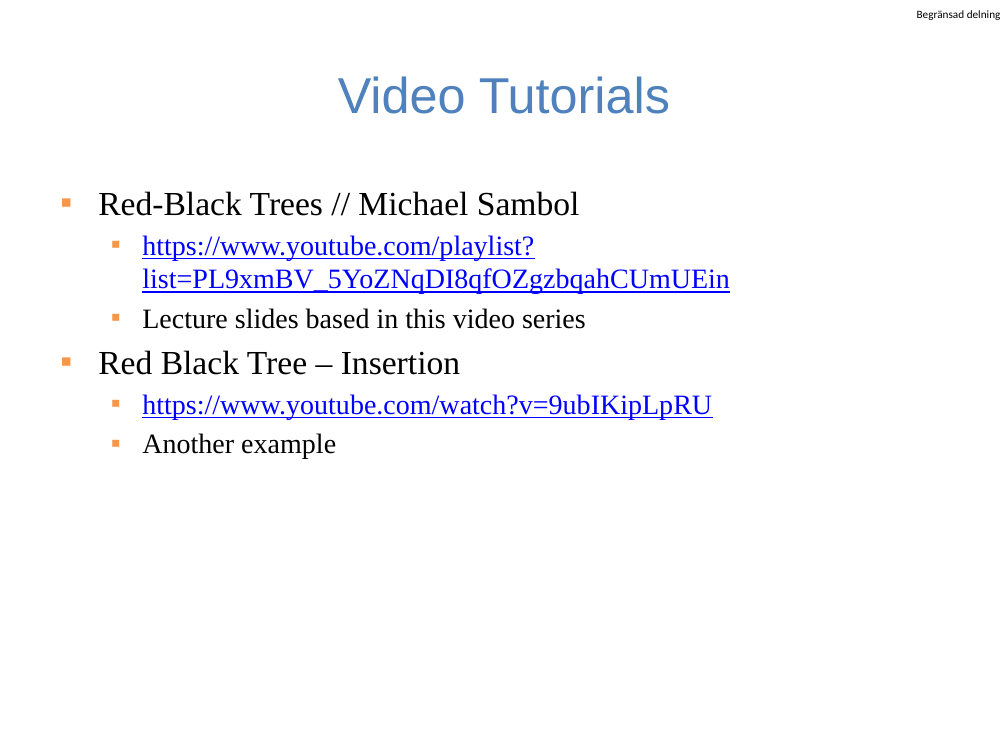
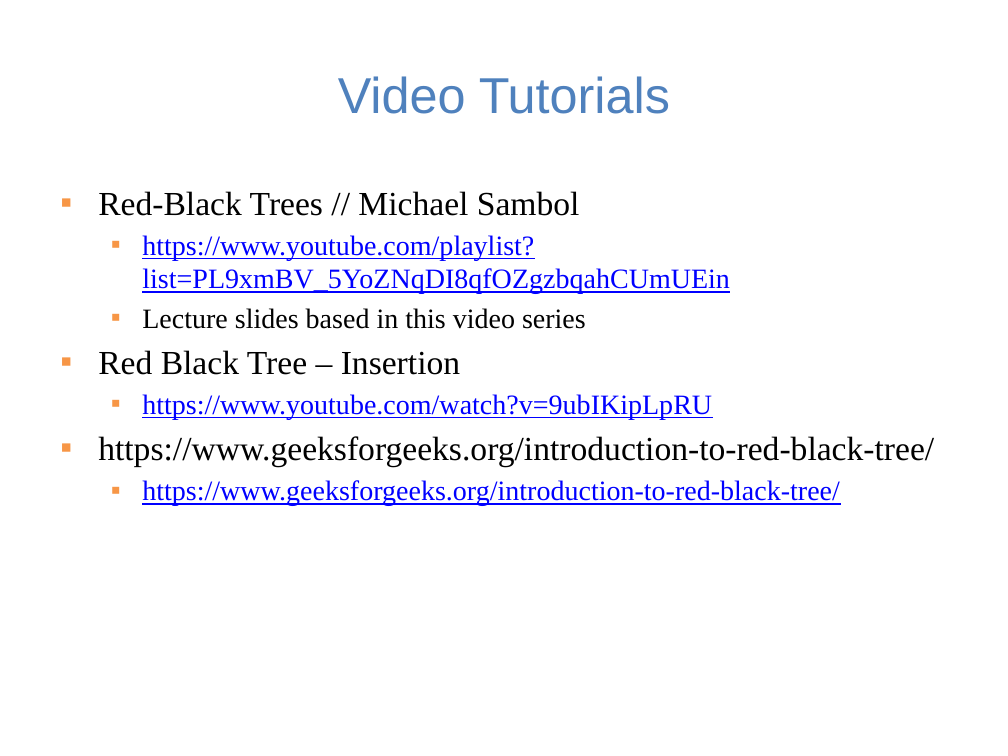
Before and after one commit to guhofstra/CSC111Fa25, a slide deck: slide 23 of PPTs/Lecture 9-red-black trees.pptx (slide 17 before the commit). Drawn at 1008x756 pixels with LibreOffice and Linux fonts; fonts in the diff are those of the drawing. Boxes give left, top, right and bottom in pixels: in the first picture for what was removed or moved away, otherwise in the second. Text is boxed around its words. In the diff, an @@ line names an element or a change of style, - is before the commit and + after.

```diff
--- a/PPTs/Lecture 9-red-black trees.pptx
+++ b/PPTs/Lecture 9-red-black trees.pptx
@@ text removed at <box>917,10,1001,20</box> @@
-Begränsad delning
@@ text at <box>98,436,934,506</box>: text changed; size 20 to 24 pt @@
-  ▪ Another example
+▪ https://www.geeksforgeeks.org/introduction-to-red-black-tree/
+  ▪ https://www.geeksforgeeks.org/introduction-to-red-black-tree/
```
Also in this commit, not shown: 16 other slides changed, 6 slides added, 1 other file.
